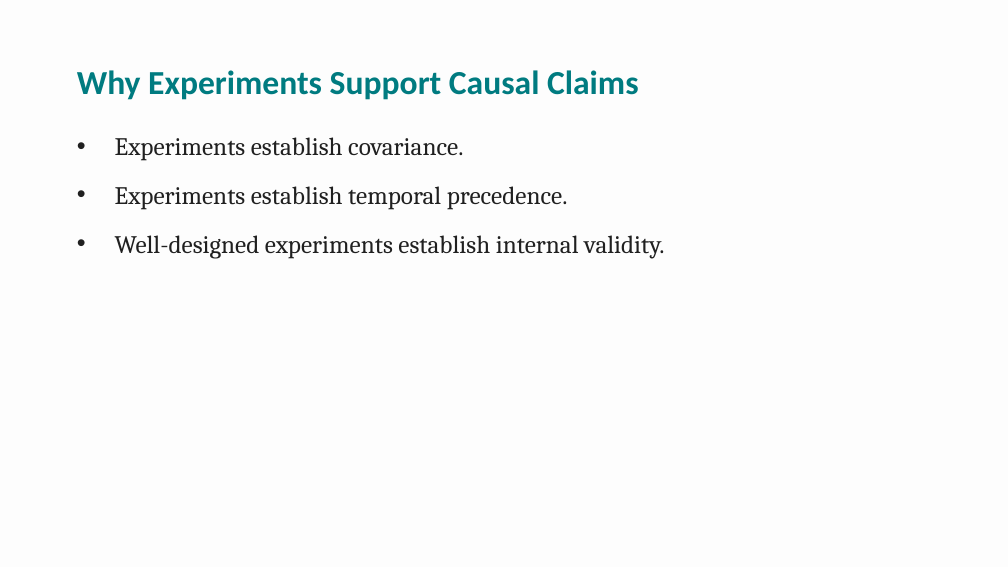
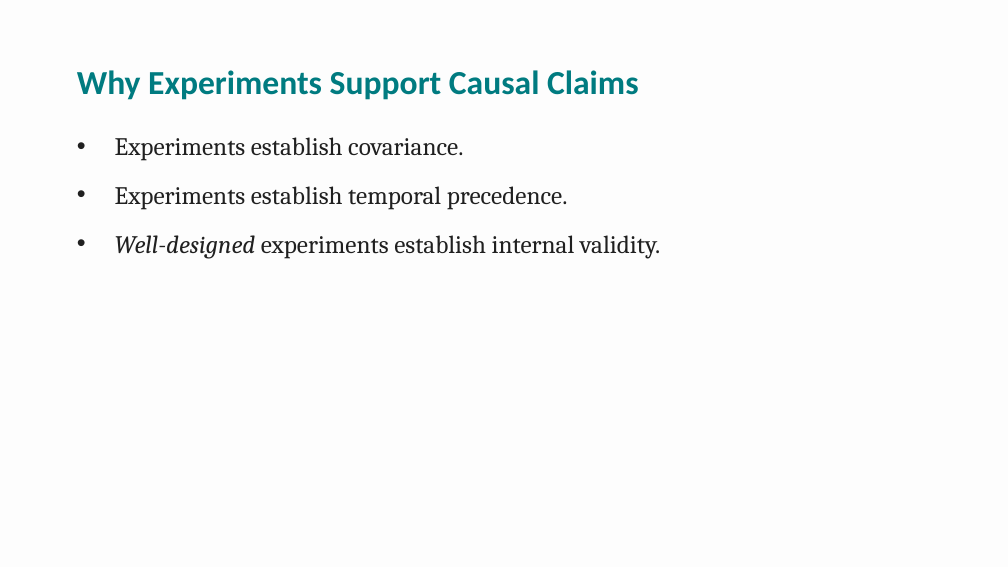
Before and after one commit to npm27/Teaching-Materials, a slide deck: slide 6 of Research Methods/Spring 26/Slides/10 Chapter 10.pptx (slide 7 before the commit). Drawn at 1008x567 pixels with LibreOffice and Linux fonts; fonts in the diff are those of the drawing. Boxes give left, top, right and bottom in pixels: in the first picture for what was removed or moved away, otherwise in the second. Text is boxed around its words. In the diff, an @@ line names an element or a change of style, - is before the commit and + after.

```diff
--- a/Research Methods/Spring 26/Slides/10 Chapter 10.pptx
+++ b/Research Methods/Spring 26/Slides/10 Chapter 10.pptx
@@ text at box(115, 235, 660, 259): italic on in "Well-designed" @@
```
Also in this commit, not shown: 8 other slides changed, 1 slide removed, 1 other file.
